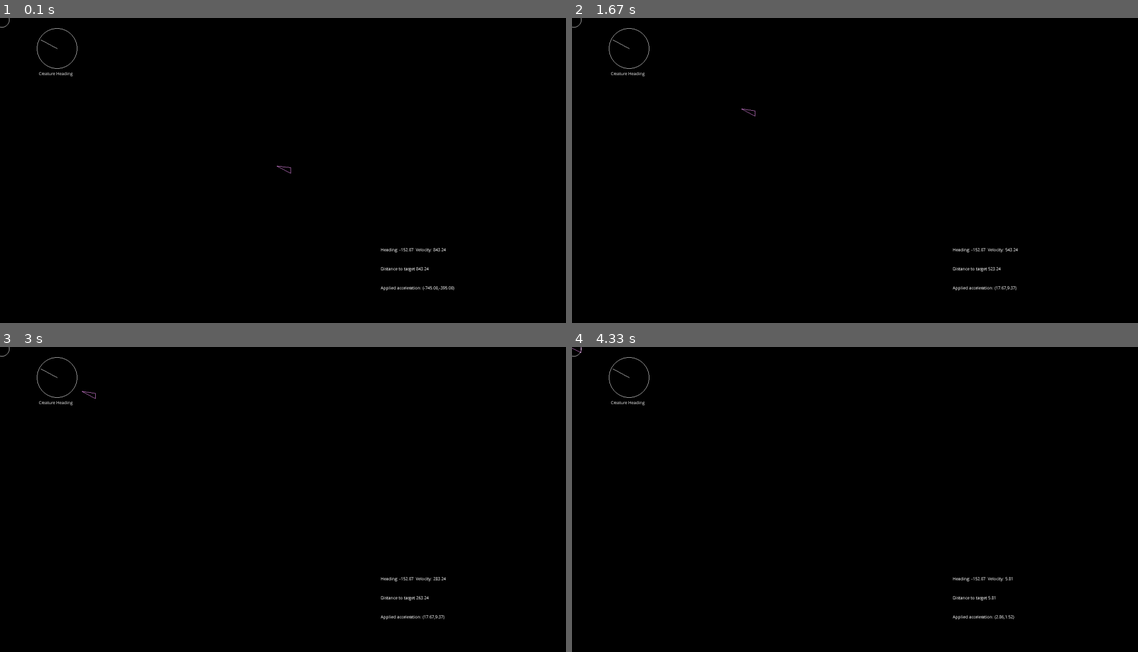
Above: before the commit, frames 1-4 (two rows, left to right).
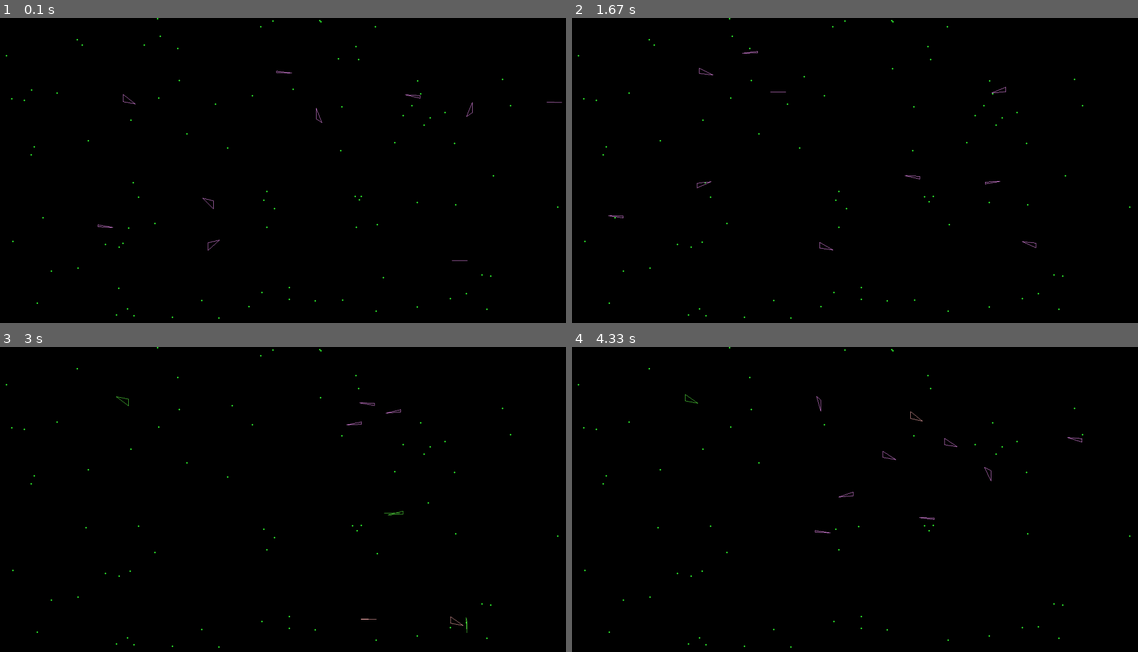
Above: after the commit, the same moments.

Repository: fallinbryan/pygame_visualizations
Game: pygame game, started from evol_eco.py
The game is run twice, just before and just after one commit, with the same random seed, the same clock (stepped at 60 frames per second) and the same inputs.
Inputs:
- Up to frame 1 (0.1 s): no input
- Up to frame 2 (1.67 s): no input
- Up to frame 3 (3 s): no input
- Up to frame 4 (4.33 s): no input

The runs differ from the first frame. In frame 1, 0.7% of the frame differs, in the area x 0-100%, y 0-99%; in frame 2, 0.7%; in frame 3, 0.6%; in frame 4, 0.6%.

Commit message:
evol creatures move around, eat, and mate.  mates are clones right now. need to add the genes and cross function

Diff:
--- a/evol_eco.py
+++ b/evol_eco.py
@@ -8,6 +8,14 @@
 from Physics import Physics
 
 random.seed()
+
+
+class Target:
+    def __init__(self):
+        self.position = Vector2D(0, 0)
+
+    def move(self, arg):
+        self.position = Vector2D(arg[0], arg[1])
 
 class Compass(object):
     def __init__(self, surface, pos, title=None):
@@ -71,18 +79,30 @@
         self.max_speed = 20
         self.prev_acc = Vector2D(0, 0)
         self.state = "wandering"
+        self.target = None
+        self.targetReached = True
 
     def apply_force(self, force):
         super().apply_force(force)
         self.prev_acc = force
 
-    def seek(self, target):
+    def seek(self):
+        target = self.target
         desired = target.position.sub(self.position)
         desired = desired.normalize()
         desired = desired.mul(self.position.distance(target.position))
         force = desired.sub(self.velocity)
-
-        return force
+        self.apply_force(force)
+        mag = self.position.distance(target.position)
+        if mag < 20:
+            self.targetReached = True
+            mag = 0
+        self.velocity.set_magnitude(mag * 0.5)
+        if self.velocity.magnitude() > self.max_speed:
+            self.velocity.set_magnitude(self.max_speed)
+
+        super().update()
+
 
     def test_seek(self, target):
         force = self.seek(target)
@@ -98,16 +118,18 @@
         min_dist = 9999999
         target = targets[0]
         for _target in targets:
-            if self.position.distance(target.position) < min_dist:
+            if self.position.distance(_target.position) < min_dist:
                 if _target is not self:
-                    min_dist = self.position.distance(target.position)
+                    min_dist = self.position.distance(_target.position)
                     target = _target
-        force = self.seek(target)
+        self.target = target
+        self.seek()
         found = None
-        if self.position.distance(target.position) < 50:
+
+        if self.position.distance(self.target.position) < 20:
             found = target
 
-        return force, found
+        return found
 
     def eat_food(self, food):
         self.energy += food.energy
@@ -121,24 +143,15 @@
 
         x_max = self.surface.get_width()
         y_max = self.surface.get_height()
-        class target:
-            position = Vector2D(x_max/2, y_max/2)
-        force = self.velocity.random_vector(math.pi)
-        force.set_magnitude(0.01)
-        if int(self.position.x) in range(0, 100):
-            force = self.seek(target)
-        elif int(self.position.x) in range (x_max - 100, x_max):
-            force = self.seek(target)
-        if int(self.position.y) in range(0, 500):
-            force = self.seek(target)
-        elif int(self.position.y) in range(y_max - 100, y_max):
-            force = self.seek(target)
-
-        return force
-
-
+        target = Target()
+        target.move((random.randrange(0, x_max), random.randrange(0, y_max)))
+        if self.targetReached:
+            self.target = target
+            self.targetReached = False
+        self.seek()
 
     def C_update(self, environment):
+        return_object = None
         if self.energy == 0:
             self.alive = False
         if self.age > 5000.0:
@@ -146,29 +159,26 @@
 
         if self.alive:
             self.energy -= 2
-            self.age += 0.5
-
-            if self.energy < 100:
+            self.age += 1
+
+            if self.energy < 500:
                 self.state = "seeking food"
-                force, found = self.seek_nearest(environment['food'])
+                found = self.seek_nearest(environment['food'])
                 if found:
                     self.eat_food(found)
 
-            elif self.age > 500 and self.energy > 100:
+            elif self.age > 50 and self.energy > 500:
                 self.state = "seeking mate"
-                force, found = self.seek_nearest(environment['creatures'])
+                found = self.seek_nearest(environment['creatures'])
                 if found:
-                    self.breed(found.dna)
+                    return_object = self.breed(found.dna)
                     self.alive = False
             else:
                 self.state = 'wandering'
-                force = self.wander()
-
-
-            self.apply_force(force)
-            super().update()
-            if self.velocity.magnitude() > self.max_speed:
-                self.velocity.set_magnitude(self.max_speed)
+                self.wander()
+
+
+        return return_object
 
     def draw(self):
         color = self.color_map[self.state]
@@ -182,10 +192,13 @@
         pointlist.append((int(self.position.x - 15*math.cos(self.velocity.getTheta())), int(self.position.y + 15*math.sin(self.velocity.getTheta()))))
         pg.draw.polygon(self.surface, color, pointlist, 1)
 
+        # if self.target:
+        #     pg.draw.line(self.surface, color, self.position(), self.target.position(), 1)
+
 class Food(object):
     def __init__(self, x, y):
         self.position = Vector2D(x, y)
-        self.energy = 25
+        self.energy = 100
         self.eaten = False
 
 if __name__ == '__main__':
@@ -206,9 +219,9 @@
     WIDTH = canvas.get_width()
     HEIGHT = canvas.get_height()
 
-    # environment = {"food": [Food(random.randrange(0, WIDTH), random.randrange(0, HEIGHT)) for _ in range(100)],
-    #                "creatures": [Creature(canvas, Vector2D(random.randrange(0, WIDTH), random.randrange(0, HEIGHT)), DNA()) for _ in range(10)]}
-
+    environment = {"food": [Food(random.randrange(0, WIDTH), random.randrange(0, HEIGHT)) for _ in range(100)],
+                   "creatures": [Creature(canvas, Vector2D(random.randrange(0, WIDTH), random.randrange(0, HEIGHT)), DNA()) for _ in range(10)]}
+    #
     # environment = {"food": [Food(WIDTH/2, HEIGHT/2) for _ in range(1)],
     #                "creatures": [
     #                    Creature(canvas, Vector2D(random.randrange(0, WIDTH), random.randrange(0, HEIGHT)), DNA()) for _
@@ -223,7 +236,7 @@
     creature = Creature(canvas, Vector2D(WIDTH/2, HEIGHT/2), DNA())
     compass = Compass(canvas, Vector2D(WIDTH*0.1, HEIGHT*0.1), 'Creature Heading')
     isGrabbed = False
-    while  True:
+    while True:
         # pg.time.wait(100)
         for event in pg.event.get():
             if event.type == pg.QUIT:
@@ -249,32 +262,37 @@
                     sys.exit(1)
 
         canvas.fill(disp_bg_color)
-        # if environment["food"]:
-        #     for food in environment["food"]:
-        #         if food.eaten:
-        #             environment["food"].pop(environment["food"].index(food))
-        #         if not food.eaten:
-        #             pg.draw.circle(canvas, (50, 255, 50), food.position.floor()(), 2, 0)
+        if environment["food"]:
+            for food in environment["food"]:
+                if food.eaten:
+                    environment["food"].pop(environment["food"].index(food))
+                if not food.eaten:
+                    pg.draw.circle(canvas, (50, 255, 50), food.position.floor()(), 2, 0)
+
+            for creature in environment["creatures"]:
+                if creature.alive:
+                    new_creature = creature.C_update(environment)
+                    creature.draw();
+                    if new_creature:
+                        environment["creatures"].append(new_creature)
+                else:
+                    environment['food'].append(Food(creature.position.x, creature.position.y))
+                    environment['creatures'].pop(environment['creatures'].index(creature))
+
+        # target.move(pg.mouse.get_pos())
+        # pg.draw.circle(canvas, (255, 255, 255), (target.position.x, target.position.y), 20, 1)
+        # creature.test_seek(target)
+        # creature.update()
+        # creature.draw()
+        # compass.show(creature.velocity.getTheta())
+        # heading_text = font.render('Heading: {:.02f}  Velocity: {:.02f}'.format(creature.velocity.getTheta() * 180 / math.pi,
+        #                                                       creature.velocity.magnitude()), False, (255, 255, 255))
+        # distance_text = font.render('Distance to target {:.02f}'.format(creature.position.distance(target.position)), False, (255, 255, 255))
+        # accell_text = font.render('Applied acceleration: ({:.02f},{:.02f})'.format(creature.prev_acc.x, creature.prev_acc.y), False, (255, 255, 255))
         #
-        #     for creature in environment["creatures"]:
-        #         if creature.alive:
-        #             creature.C_update(environment)
-        #             creature.draw();
-
-        target.move(pg.mouse.get_pos())
-        pg.draw.circle(canvas, (255, 255, 255), (target.position.x, target.position.y), 20, 1)
-        creature.test_seek(target)
-        creature.update()
-        creature.draw()
-        compass.show(creature.velocity.getTheta())
-        heading_text = font.render('Heading: {:.02f}  Velocity: {:.02f}'.format(creature.velocity.getTheta() * 180 / math.pi,
-                                                              creature.velocity.magnitude()), False, (255, 255, 255))
-        distance_text = font.render('Distance to target {:.02f}'.format(creature.position.distance(target.position)), False, (255, 255, 255))
-        accell_text = font.render('Applied acceleration: ({:.02f},{:.02f})'.format(creature.prev_acc.x, creature.prev_acc.y), False, (255, 255, 255))
-
-        canvas.blit(heading_text, (WIDTH - 500, HEIGHT - 200))
-        canvas.blit(distance_text, (WIDTH - 500, HEIGHT - 150))
-        canvas.blit(accell_text, (WIDTH - 500, HEIGHT - 100))
+        # canvas.blit(heading_text, (WIDTH - 500, HEIGHT - 200))
+        # canvas.blit(distance_text, (WIDTH - 500, HEIGHT - 150))
+        # canvas.blit(accell_text, (WIDTH - 500, HEIGHT - 100))
         pg.display.flip()
 
-        pg.time.delay(100)
+        # pg.time.delay(100)
